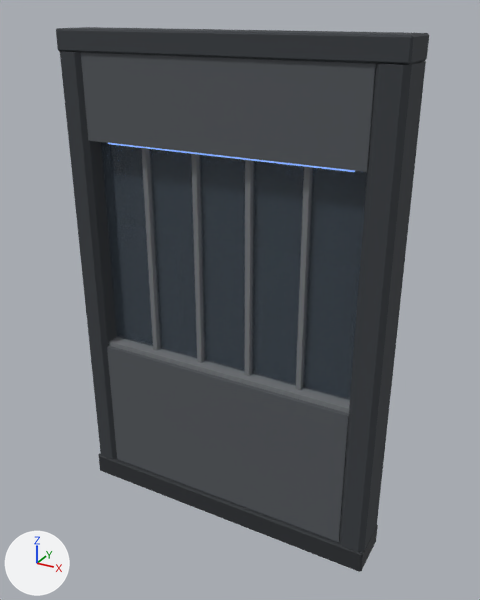
An edit to the glTF model assets/environments/civitas/cvt_env_back_wall_b.glb, drawn before and after from the same camera.
One viewpoint serves both versions: a 50 mm lens placed at (3.63, -6.25, 6.21), pointed at (0.16, 0.05, 3.06). The axes (+X, +Y, +Z) are drawn at lower left. The lights are the same throughout. The picture after the commit comes second. Where no turn or scale is listed for an object, it has been applied to the vertices. Vertices at exactly the same position are counted once.

Names of what the first picture shows: 'mesh_intact'.
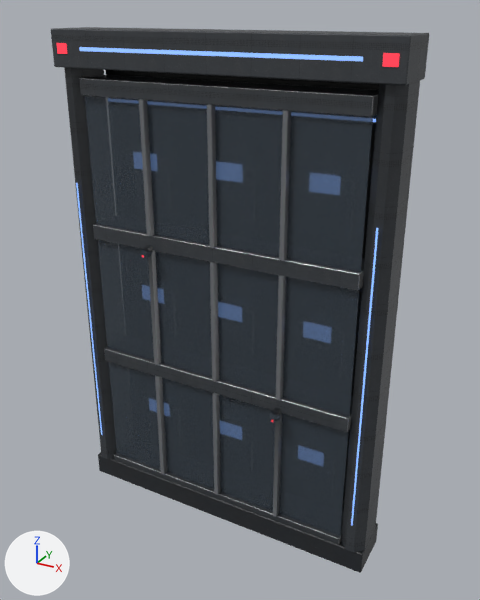
The change, as a list of edits to the scene's bpy script:
```text
Change mat_glass_smoked_cvt:
    remove # nodes: BsdfPrincipled, OutputMaterial
    remove # colours: greyish blue #4a5560
    nodes: BsdfPrincipled, Math, Mix, OutputMaterial, VertexColor
    colours: greyish blue #4a5560, mixed with the vertex colours
Change mat_mat_concrete_cvt:
    remove # nodes: BsdfPrincipled, OutputMaterial
    remove # colours: dark grey #54585c
    nodes: BsdfPrincipled, Math, Mix x2, NormalMap, OutputMaterial, SeparateColor, TexImage x3, VertexColor
    colours: pale yellow #e9ddcd, mixed with the vertex colours
    uses the picture img_cvt_mat_reinforced_steel_a_albedo
    uses the picture img_cvt_mat_reinforced_steel_a_normal
    uses the picture img_cvt_mat_reinforced_steel_a_orm
Change mat_trim_trim_cvt:
    remove # nodes: BsdfPrincipled, OutputMaterial
    remove # colours: grey #767a7e
    nodes: BsdfPrincipled, Math, Mix x2, NormalMap, OutputMaterial, SeparateColor, TexImage x3, VertexColor
    colours: grey #b5b5b4, mixed with the vertex colours
    uses the picture img_shr_mat_brushed_steel_a_albedo
    uses the picture img_shr_mat_brushed_steel_a_normal
    uses the picture img_shr_mat_brushed_steel_a_orm
Add mat_emit_red_cvt:
    mat_emit_red_cvt = bpy.data.materials.new('emit_red_cvt')
    # nodes: BsdfPrincipled, Mix, OutputMaterial, VertexColor
    # colours: red #ff3b4e, red #a0212d, mixed with the vertex colours
Add mat_trim_edge_cvt:
    mat_trim_edge_cvt = bpy.data.materials.new('trim_edge_cvt')
    # colours: light grey #dcd9d5, mixed with the vertex colours
    # uses the picture img_shr_mat_brushed_steel_a_albedo
    # uses the picture img_shr_mat_brushed_steel_a_normal
    # uses the picture img_shr_mat_brushed_steel_a_orm
Change me_mesh_intact:
    remove me_mesh_intact.from_pydata(...)  # 184 vertices, 300 faces; spans x -2.0..2.0, y -0.3..0.3, z 0.0..6.0
    add me_mesh_intact.from_pydata(...)  # 572 vertices, 932 faces; spans x -2.0..2.0, y -0.44..0.3, z 0.0..6.0
    me_mesh_intact part 1: a new loose piece, a box spanning x -1.86..-1.84, y -0.332..-0.328, z 0.7..4.3, in mat_emit_blue_cvt
    me_mesh_intact part 2: a new loose piece, a box spanning x 1.84..1.86, y -0.332..-0.328, z 0.7..4.3, in mat_emit_blue_cvt
    me_mesh_intact part 3: a new loose piece, a box spanning x -1.6..1.6, y -0.352..-0.348, z 5.78..5.82, in mat_emit_blue_cvt
    me_mesh_intact part 4: a new loose piece, a box spanning x -1.69..1.69, y -0.236..-0.224, z 0.39..1.91, in mat_glass_smoked_cvt
    me_mesh_intact part 5: a new loose piece, a box spanning x -1.69..1.69, y -0.236..-0.224, z 2.09..3.61, in mat_glass_smoked_cvt
    me_mesh_intact part 6: a new loose piece, a box spanning x -1.69..1.69, y -0.236..-0.224, z 3.79..5.31, in mat_glass_smoked_cvt
    me_mesh_intact part 7: a new loose piece, a box spanning x -1.92..-1.78, y -0.356..-0.348, z 5.745..5.855, in mat_emit_red_cvt
    me_mesh_intact part 8: a new loose piece, a box spanning x 1.78..1.92, y -0.356..-0.348, z 5.745..5.855, in mat_emit_red_cvt
    me_mesh_intact part 9: the loose piece of 24 vertices spanning x -2.0..2.0, y -0.28..0.28, z 5.76..6.0 is scaled about its middle by (1, 1.1, 1.34), then moved by (0.0, 0.0, -5.73), in mat_trim_dark_cvt
    me_mesh_intact part 10: the loose piece of 24 vertices spanning x -2.0..2.0, y -0.3..0.3, z 0.0..0.3 is rebuilt with 24 vertices and now spans x -1.7..1.7, y -0.29..0.25, z 0.21..0.39
    me_mesh_intact part 11: the loose piece of 16 vertices spanning x 1.68..2.0, y -0.29..0.29, z 0.3..5.76 is rebuilt with 16 vertices and now spans x 1.7..2.0, y -0.32..0.28, z 0.3..5.7, in mat_mat_concrete_cvt
    me_mesh_intact part 12: the loose piece of 16 vertices spanning x -2.0..-1.68, y -0.29..0.29, z 0.3..5.76 is rebuilt with 16 vertices and now spans x -2.0..-1.7, y -0.32..0.28, z 0.3..5.7, in mat_mat_concrete_cvt
    me_mesh_intact part 13: the loose piece of 8 vertices spanning x -1.68..1.68, y -0.25..0.25, z 4.8..5.76 is rebuilt with 24 vertices and now spans x -1.7..1.7, y -0.29..0.25, z 5.31..5.49
    me_mesh_intact part 14: the loose piece of 8 vertices spanning x -1.68..1.68, y 0.13..0.17, z 2.1..4.8 is rebuilt with 8 vertices and now spans x -1.7..1.7, y 0.17..0.23, z 0.3..5.7
    me_mesh_intact part 15: the loose piece of 8 vertices spanning x -1.68..1.68, y -0.2..0.1, z 2.1..2.16 is rebuilt with 24 vertices and now spans x -1.7..1.7, y -0.29..0.25, z 1.91..2.09
    me_mesh_intact part 16: 8 loose pieces with 64 vertices, spanning x -1.54..1.54, y -0.1..0.12, z 2.1..4.8, are deleted
    me_mesh_intact part 17: 16 vertices removed from x -1.68..1.68, y -0.25..0.25, z 0.3..4.8; 204 vertices added at x -2.0..2.0, y -0.44..0.27, z 0.39..6.0
    other edits to the shape of me_mesh_intact do not show in these pictures
    remove me_mesh_intact.materials.append(mat_mat_concrete_cvt_frame)  # dark grey #393d42
    add me_mesh_intact.materials.append(mat_emit_red_cvt)
    add me_mesh_intact.materials.append(mat_trim_edge_cvt)
```

Location of each change, (x1, y1, x2, y2) in pixels of the pictures (480 x 600 px; the box of a moved part takes in the faces that stretch with it):
'mesh_intact', recoloured, surface changed, reshaped: before (56, 27, 429, 572); after (51, 27, 429, 573)
part 1 of me_mesh_intact, added: after (76, 183, 102, 435)
part 2 of me_mesh_intact, added: after (351, 228, 378, 526)
part 3 of me_mesh_intact, added (blue): after (79, 47, 363, 61)
part 4 of me_mesh_intact, added: after (109, 362, 349, 536)
part 5 of me_mesh_intact, added: after (98, 240, 360, 416)
part 6 of me_mesh_intact, added: after (85, 95, 373, 272)
part 7 of me_mesh_intact, added: after (56, 43, 67, 54)
part 8 of me_mesh_intact, added: after (382, 53, 400, 67)
part 9 of me_mesh_intact, moved or reshaped: before (56, 27, 429, 65); after (98, 452, 378, 573)
part 10 of me_mesh_intact, rebuilt (18% narrower, 22% shorter): before (98, 453, 378, 572); after (114, 453, 343, 545)
part 11 of me_mesh_intact, rebuilt (9% narrower): before (339, 61, 426, 552); after (341, 81, 420, 552)
part 12 of me_mesh_intact, rebuilt (7% narrower): before (60, 52, 117, 459); after (64, 68, 117, 459)
part 13 of me_mesh_intact, rebuilt (64% shorter): before (81, 52, 376, 172); after (80, 75, 379, 117)
part 14 of me_mesh_intact, rebuilt (not visible before): after (106, 70, 379, 512)
part 15 of me_mesh_intact, rebuilt: before (109, 337, 350, 413); after (104, 347, 353, 432)
part 16 of me_mesh_intact, deleted: before (108, 143, 355, 390)
part 17 of me_mesh_intact, built on: before (101, 142, 367, 542); after (51, 27, 429, 517)
